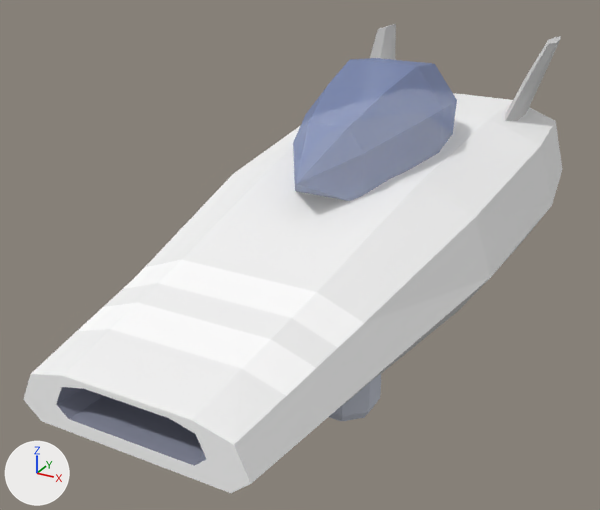
What one commit did to the OBJ model sdcard/apps/cosmozoom.app/models/hull_comet.obj.
Both versions are drawn from a 50 mm camera at (1.67, -3.71, 1.99) aimed at (-0.17, -0.36, 0.32). The lights are fixed; the arrows at lower left show +X, +Y and +Z. The first picture is the older version. Where no turn or scale is listed for an object, it has been applied to the vertices.

Names of what the first picture shows: 'hull_comet'.
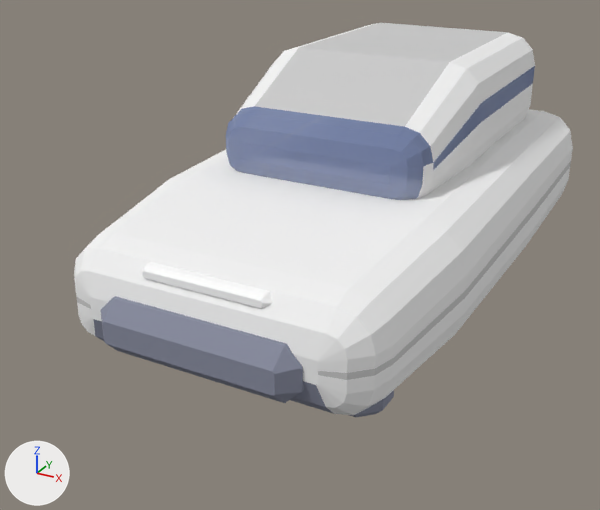
Location of each change, (x1, y1, x2, y2) in pixels of the pictures (600 x 510 px; the box of a moved part takes in the faces that stretch with it):
```json
{"object": "hull_comet", "change": "reshaped", "before": [23, 24, 563, 493], "after": [74, 23, 573, 417], "on screen": "8% narrower, 16% shorter"}
{"part": 1, "of": "me_hull_comet", "change": "moved or reshaped", "before": [329, 373, 381, 421], "after": [350, 390, 394, 417]}
{"part": 2, "of": "me_hull_comet", "change": "rebuilt", "before": [23, 58, 563, 493], "after": [74, 109, 573, 415], "on screen": "8% narrower, 30% shorter"}
{"part": 3, "of": "me_hull_comet", "change": "added", "after": [226, 23, 535, 200]}
{"part": 4, "of": "me_hull_comet", "change": "added", "after": [101, 296, 304, 403]}
{"part": 5, "of": "me_hull_comet", "change": "added", "after": [141, 262, 273, 308]}
{"part": 6, "of": "me_hull_comet", "change": "deleted", "before": [505, 36, 561, 121]}
{"part": 7, "of": "me_hull_comet", "change": "deleted", "before": [370, 24, 396, 60]}
```

Edits to the scene script, one JSON object a line:
```json
{"block": "me_hull_comet", "where": "# used by ob_hull_comet; location = (0.0, 0.0, 0.0)"}
{"op": "remove", "block": "me_hull_comet", "code": "me_hull_comet.from_pydata(...)  # 383 vertices, 696 faces; spans x -0.8..0.8, y -1.9..1.68, z 0.02..1.2"}
{"op": "add", "block": "me_hull_comet", "code": "me_hull_comet.from_pydata(...)  # 534 vertices, 1036 faces; spans x -0.8..0.8, y -1.56..1.46, z 0.02..1.26"}
{"block": "me_hull_comet", "change": "me_hull_comet part 1: the loose piece of 26 vertices spanning x 0.28..0.56, y -1.19..-0.91, z 0.03..0.24 is scaled about its middle by (0.964, 0.964, 0.645), then moved by (0.04, 0.05, -0.04), in mat_darkgrey (grey #878b9e)"}
{"block": "me_hull_comet", "change": "me_hull_comet part 2: the loose piece of 203 vertices spanning x -0.8..0.8, y -1.9..1.5, z 0.13..1.2 is rebuilt with 202 vertices and now spans x -0.8..0.8, y -1.48..1.46, z 0.18..0.8"}
{"block": "me_hull_comet", "change": "me_hull_comet part 3: a new loose piece of 164 vertices spanning x -0.57..0.57, y -0.56..1.17, z 0.7..1.26"}
{"block": "me_hull_comet", "change": "me_hull_comet part 4: a new loose piece of 34 vertices spanning x -0.46..0.46, y -1.56..-1.36, z 0.28..0.52, in mat_darkgrey (grey #878b9e)"}
{"block": "me_hull_comet", "change": "me_hull_comet part 5: a new loose piece of 30 vertices spanning x -0.3..0.3, y -1.44..-1.3, z 0.6..0.66, in mat_white (white #ffffff)"}
{"block": "me_hull_comet", "change": "me_hull_comet part 6"}
{"block": "me_hull_comet", "change": "20 vertices are removed from x 0.4..0.57, y 0.85..1.68, z 0.71..1.17"}
{"block": "me_hull_comet", "change": "36 faces are deleted"}
{"block": "me_hull_comet", "change": "me_hull_comet part 7"}
{"block": "me_hull_comet", "change": "20 vertices are removed from x -0.57..-0.4, y 0.85..1.68, z 0.71..1.17"}
{"block": "me_hull_comet", "change": "36 faces are deleted"}
{"block": "me_hull_comet", "change": "other edits to the shape of me_hull_comet do not show in these pictures"}
{"op": "remove", "block": "me_hull_comet", "code": "me_hull_comet.materials.append(mat_grey)  # light grey #c4c8d4"}
{"op": "remove", "block": "me_hull_comet", "code": "me_hull_comet.materials.append(mat_plasma_glow)  # cyan #cffaff, glowing cyan #cffaff"}
```
